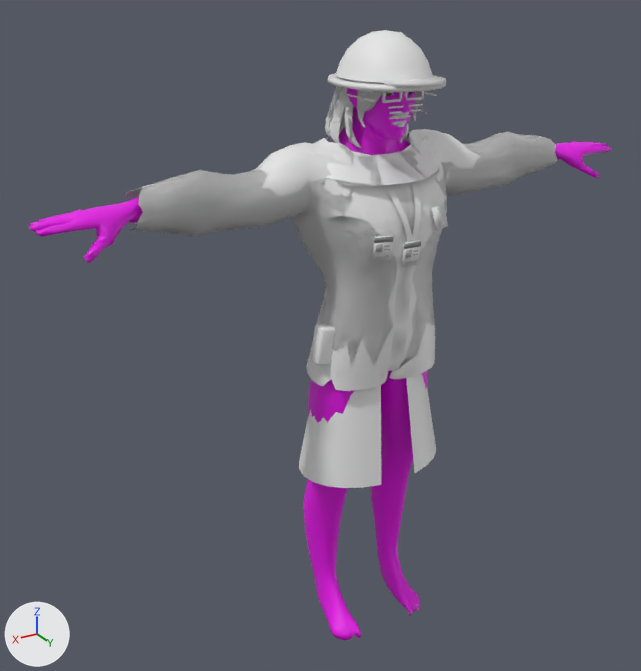
An edit to the glTF model assets/art/characters/body1.glb, drawn before and after from the same camera.
One viewpoint serves both versions: a 50 mm camera at (1.368, 1.965, 2.023) aimed at (0.128, -0.101, 0.99). Lighting does not change. The marker at lower left points along +X, +Y and +Z. The older version comes first. Where no turn or scale is listed for an object, it has been applied to the vertices. Vertices at exactly the same position are counted once.

Names of what the first picture shows: 'Body', 'Hair_long', 'Head_hard_hat', 'Jacket_blazer', 'Jacket_closed', 'Jacket_coat' and 13 more.
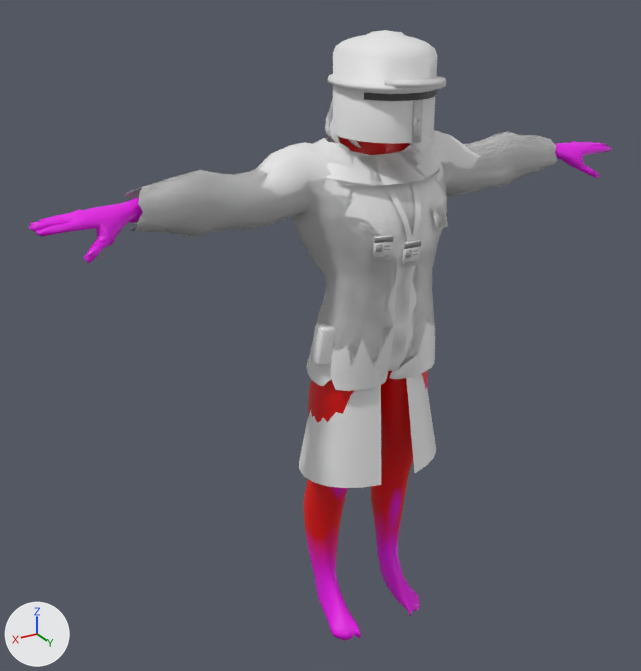
Pixel boxes (x1, y1, x2, y2) of what changed, in the pictures (641 x 671 px):
'Head_knight_helm', added
    after: (333, 35, 437, 144)
part 1 of me_body, recoloured
    before: (303, 88, 427, 551)
    after: (303, 136, 427, 551)
part 2 of me_body, recoloured
    both: (305, 370, 428, 578)
'Head_hard_hat', unchanged, covered by the edit
    both: (328, 30, 446, 92)

The change, as a list of edits to the scene's bpy script:
```text
Add mat_head_knight_helm:
    mat_head_knight_helm = bpy.data.materials.new('Head_knight_helm')
    # nodes: BsdfPrincipled, Mix, OutputMaterial, VertexColor
    # colours: white #e7e7e7, mixed with the vertex colours
Change me_body:
    where me_body.from_pydata(...)  # 3217 vertices, 6422 faces; spans x -0.93..0.93, y -0.16..0.13, z 0.0..1.81
    used by ob_body; location = (0.0, 0.0, 0.0)
    me_body part 1: 4049 faces centred in x -0.27..0.27, y -0.16..0.12, z 0.28..1.81 are repainted in the vertex colours; the middle colour goes from pink #ff00ff to red #ff0000
    me_body part 2: 308 faces centred in x -0.36..0.38, y -0.15..0.1, z 0.13..1.51 are repainted in the vertex colours; the middle colour goes from pink #ff00ff to pink #ff009d
Add me_head_knight_helm:
    me_head_knight_helm.from_pydata(...)  # 232 vertices, 386 faces; spans x -0.126..0.126, y -0.145..0.165, z 1.585..1.835
    me_head_knight_helm.materials.append(mat_head_knight_helm)
Add ob_head_knight_helm:
    ob_head_knight_helm = bpy.data.objects.new('Head_knight_helm', me_head_knight_helm)
    ob_head_knight_helm.location = (0.0, 0.0, 0.0)
```
